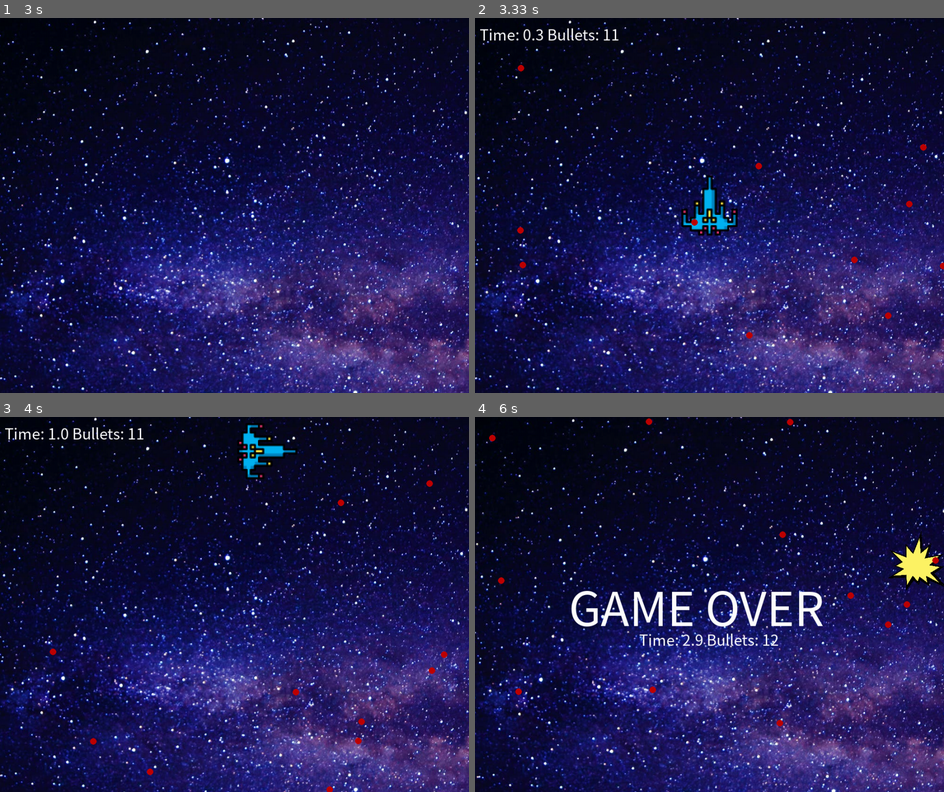
Above: before the commit, frames 1-4 (two rows, left to right).
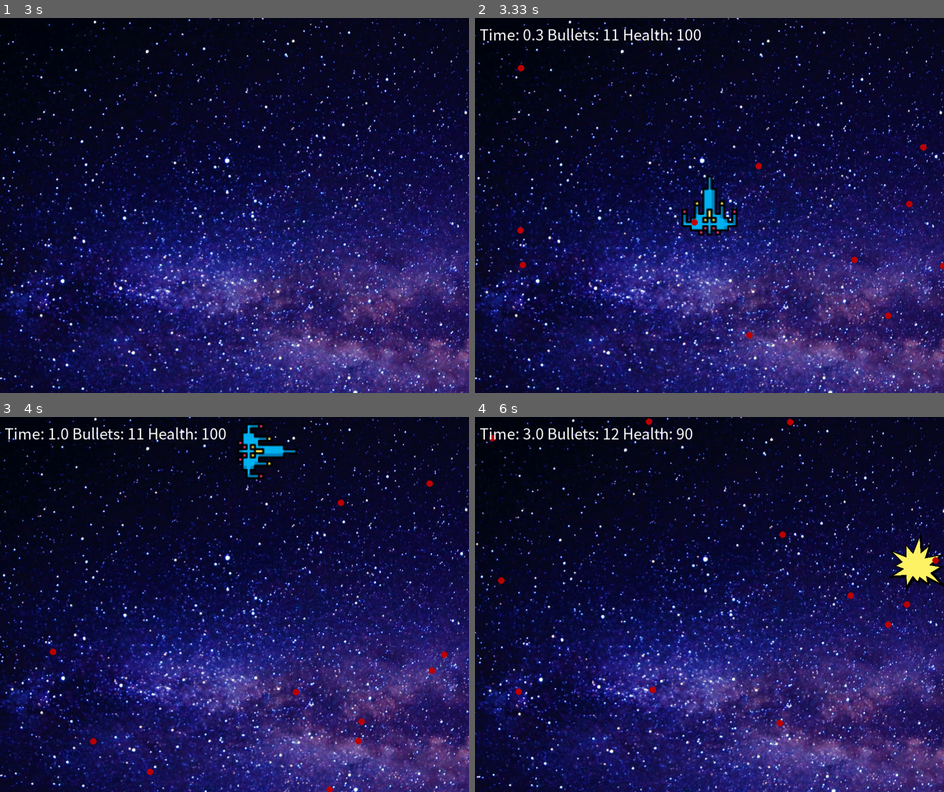
Above: after the commit, the same moments.

Repository: dalbodeule/pygame
Game: pygame game, started from main.py
The game is run twice, just before and just after one commit, with the same random seed, the same clock (stepped at 60 frames per second) and the same inputs.
Inputs:
- Up to frame 1 (3 s): no input
- Up to frame 2 (3.33 s): no input
- Up to frame 3 (4 s): hold Up 3.4-3.87 s; hold Right from 3.9 s (still down)
- Up to frame 4 (6 s): release Right at 4.53 s; hold Down 4.57-4.93 s; hold Left 4.97-5.43 s; hold Right 5.47-5.93 s; hold Up from 5.97 s (still down)

Frame 1 is identical in both runs. In frame 2, 0.2% of the frame differs, in the area x 31-49%, y 2-7%; in frame 3, 0.2%; in frame 4, 2.7%, in the area x 1-75%, y 2-62%.

Commit message:
complete fourth mission
- add health
- add god time
- add game over with health is zero

Diff:
--- a/Library/player.py
+++ b/Library/player.py
@@ -21,8 +21,18 @@
         # load crash sound
         self.__sound = mixer.Sound('Resources/crash.wav')
 
+        # add helath
+        self.__health = 100
+
+        # add god time
+        self.__is_god = False
+        self.__is_god_during = 0
+
     def get_pos(self):
         return self.__pos
+
+    def get_health(self):
+        return self.__health
 
     def draw(self, screen):
 
@@ -70,13 +80,31 @@
         if self.__show_effect_during < 0:
             self.__show_effect = False
 
+        #calc god time during
+        self.__is_god_during -= dt
+        if self.__is_god_during < 0:
+            self.__is_god = False
+
+
     def hit(self):
-        # if hit, play hit sound
-        self.__channel.play(self.__sound)
+        # if player is not god: show effects
+        if not self.__is_god:
+            # if hit, play hit sound
+            self.__channel.play(self.__sound)
 
-        # if hit, show bomb effect
-        self.__show_effect = True
-        self.__show_effect_during = 1000
+            # if hit, minus health
+            self.__health -= 10
+
+            # if hit, show bomb effect
+            self.__show_effect = True
+            self.__show_effect_during = 1000
+
+            # if hit, now player is god
+            self.__is_god = True
+            self.__is_god_during = 1000
+
+        # if health is zero: return true
+        return bool(self.__health <= 0)
 
     def is_out_of_screen(self, screen):
         width, height = screen.get_size()
--- a/main.py
+++ b/main.py
@@ -112,7 +112,7 @@
         draw_text("GAME OVER", 100, (WIDTH/2 - 300, HEIGHT/2 - 70), (255, 255, 255))
         draw_text(txt, 32, (WIDTH/2 - 150, HEIGHT/2 + 50), (255, 255, 255))
     else:
-        txt = "Time: {:.1f} Bullets: {}".format(elapsed_time, len(bullets))
+        txt = "Time: {:.1f} Bullets: {} Health: {}".format(elapsed_time, len(bullets), player.get_health())
         draw_text(txt, 32, (10, 10), (255, 255, 255))
 
     pygame.display.update()
@@ -120,11 +120,11 @@
     if not GAMEOVER:
         for b in bullets:
             if collision(player, b):
-                player.hit()
-                GAMEOVER = True
-                score = elapsed_time
-                #time.sleep(2)
-                #RUNNING = False
+                if player.hit():
+                    GAMEOVER = True
+                    score = elapsed_time
+                    #time.sleep(2)
+                    #RUNNING = False
 
         time_for_adding_bullets += dt
 
Not shown, changed: README.md
